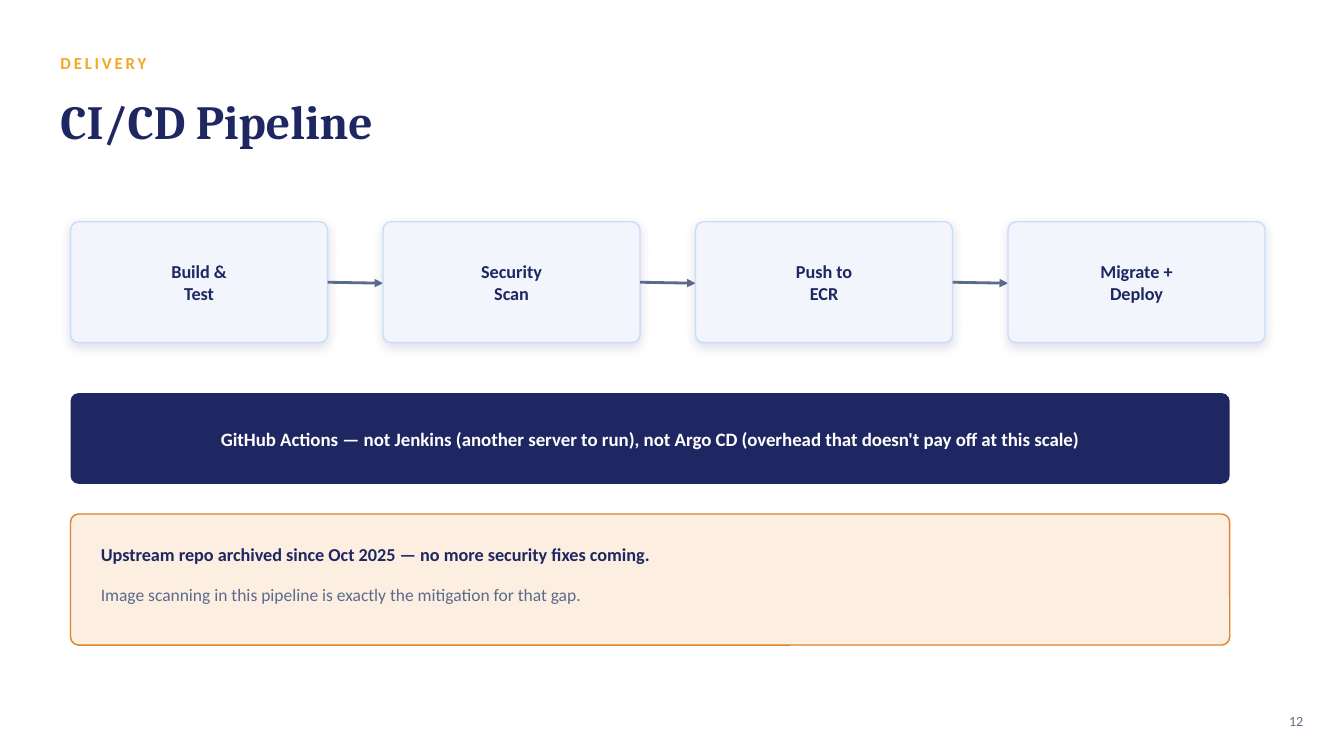
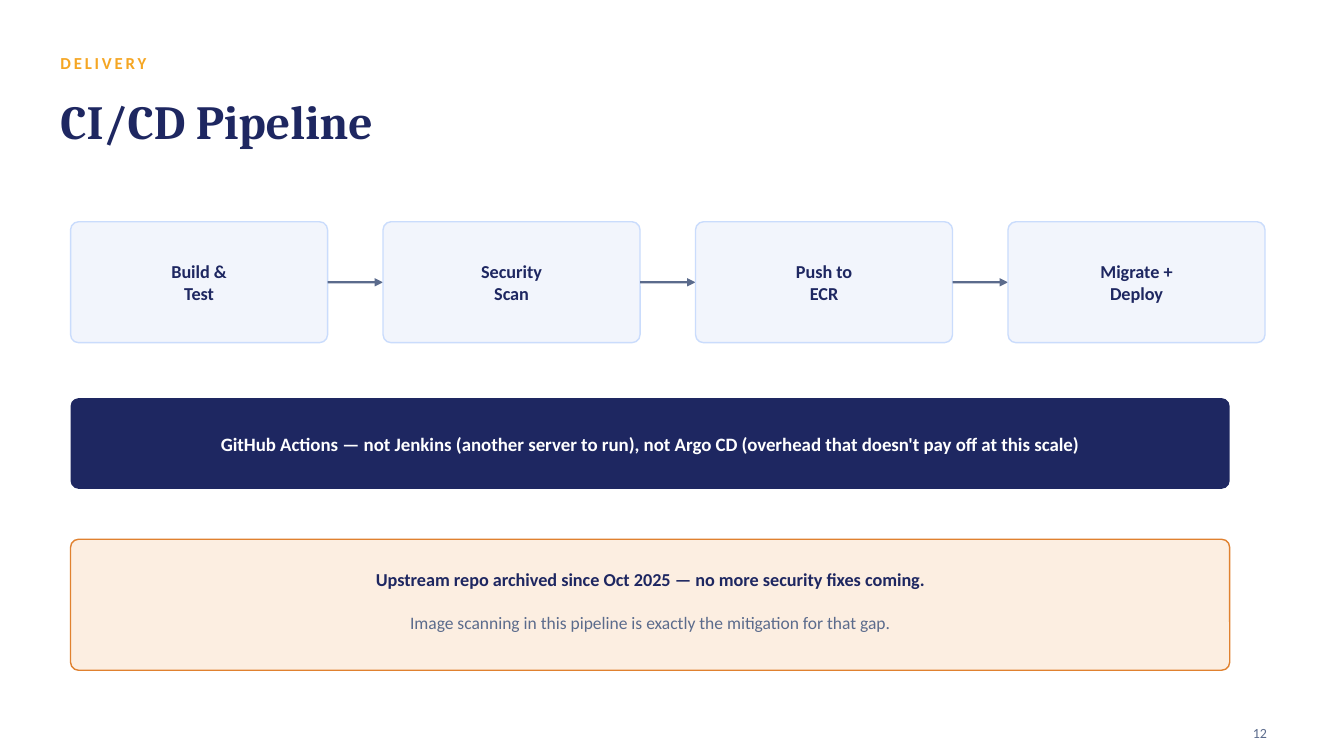
Before and after one commit to rotemamt/statuspage-on-aws-eks, a slide deck: slide 12 of Status-Page-Presentation.pptx. Drawn at 1344x756 pixels with LibreOffice and Linux fonts; fonts in the diff are those of the drawing. Boxes give left, top, right and bottom in pixels: in the first picture for what was removed or moved away, otherwise in the second. Text is boxed around its words. In the diff, an @@ line names an element or a change of style, - is before the commit and + after.

```diff
--- a/Status-Page-Presentation.pptx
+++ b/Status-Page-Presentation.pptx
@@ shadow off in 4 elements at (71,222,328,343), (383,222,640,343), (696,222,953,343), (1008,222,1265,343) @@
@@ rounded rectangle: place and size @@
-rounded rectangle at (71,393,1230,484)
+rounded rectangle at (71,398,1230,489)
@@ text "GitHub Actions — not Jenkins ...": place and size @@
-text "GitHub Actions — not Jenkins ..." at (221,432,1078,449)
+text "GitHub Actions — not Jenkins ..." at (221,437,1078,454)
@@ rounded rectangle: place and size @@
-rounded rectangle at (71,514,1230,645)
+rounded rectangle at (71,539,1230,670)
@@ text "Upstream repo archived since Oct ...": place and size @@
-text "Upstream repo archived since Oct ..." at (101,548,650,564)
+text "Upstream repo archived since Oct ..." at (376,573,925,589)
@@ text "Upstream repo archived since Oct ..." at (376,573,925,589): alignment left to centre @@
@@ text "Image scanning in this pipeline ..." at (410,617,890,632): alignment left to centre @@
@@ text "Image scanning in this pipeline ...": place and size @@
-text "Image scanning in this pipeline ..." at (101,589,581,604)
+text "Image scanning in this pipeline ..." at (410,617,890,632)
@@ text "12": place and size @@
-text "12" at (1289,717,1303,726)
+text "12" at (1253,729,1267,738)
@@ text "12" at (1253,729,1267,738): alignment right to left @@
```
Also in this commit, not shown: 12 other slides changed, 1 slide added, 1 slide removed, 3 other files.
